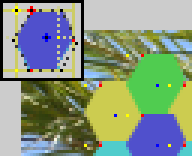
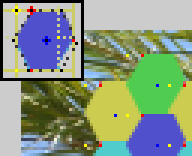
Comparing the layer stacks of the two 192x156 images. Changes:
painted on "Screenshot from 2013-11-02 17:01:01.png" over [left=42, top=33, right=51, bottom=45]
